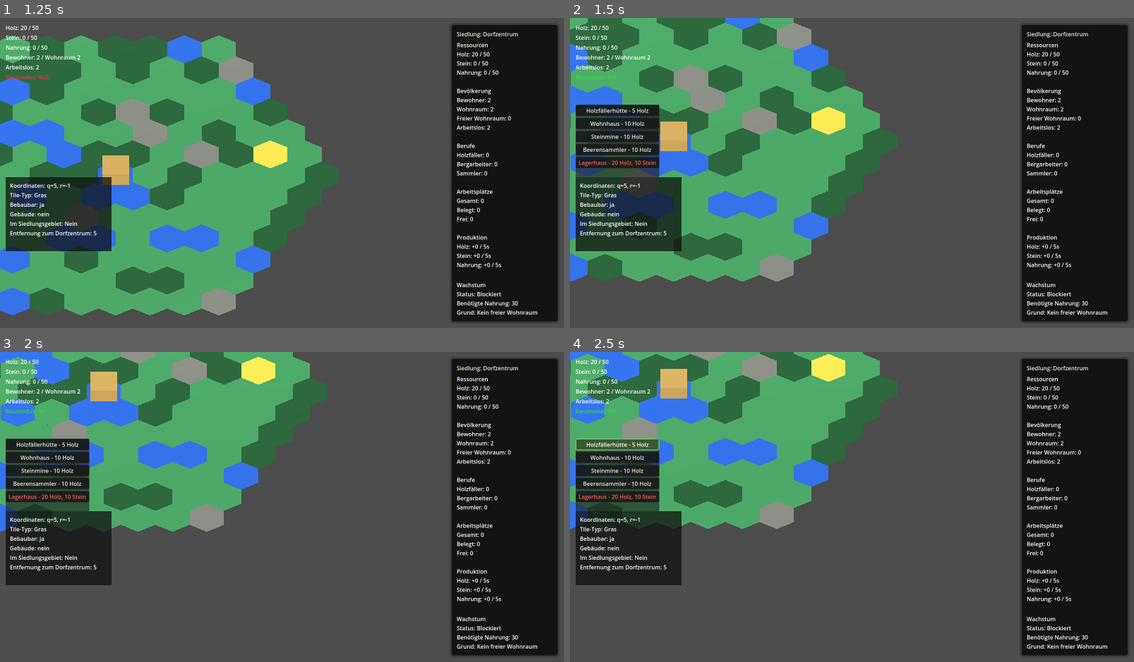
Above: before the commit, frames 1-4 (two rows, left to right).
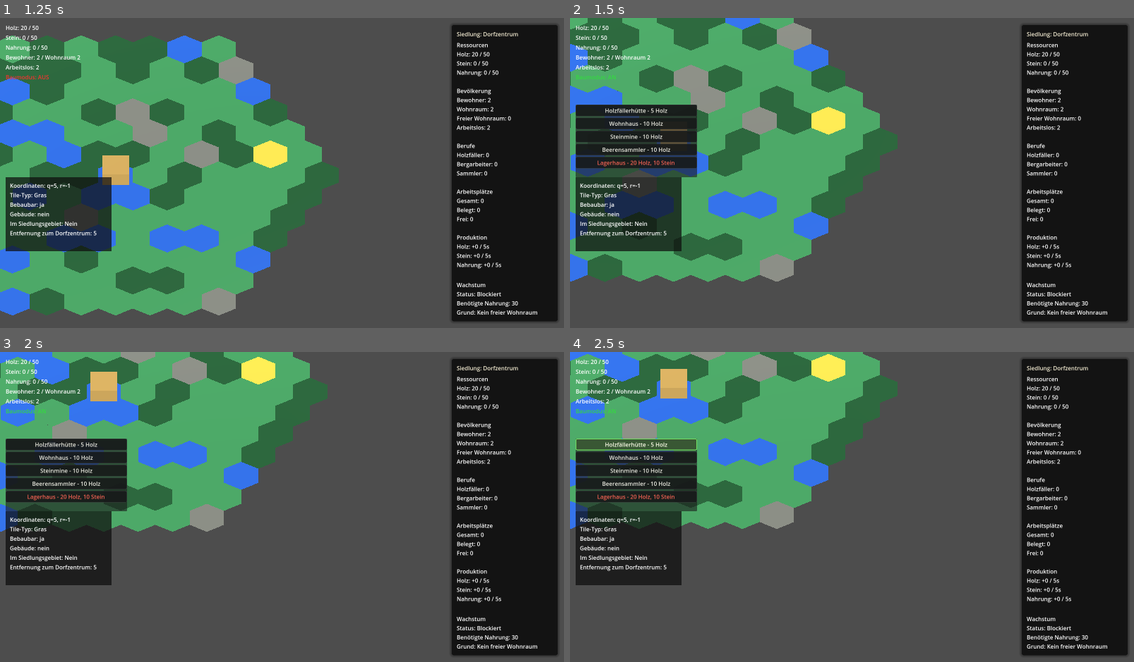
Above: after the commit, the same moments.

Repository: Ranu4922/CodexGame
Game: Godot game, scene res://scenes/Main.tscn
Same seed, same stepped clock (60 frames per second), same inputs: the game is played once before the commit and once after it.
Inputs (mouse positions are in pixels of both pictures, inside the frame that each line leads up to):
- Up to frame 1 (1.25 s): tap Enter at 0.5 s; move the mouse to (406, 160) at 0.52 s; hold D from 0.53 s (still down); tap I at 0.6 s; click (406, 160) at 0.67 s
- Up to frame 2 (1.5 s): move the mouse to (739, 191) at 1.27 s; release D at 1.28 s; hold S from 1.28 s (still down); tap B at 1.35 s
- Up to frame 3 (2 s): keep holding S
- Up to frame 4 (2.5 s): release S at 2 s; click "Holzfällerhütte - 5 Holz" at 2 s

Frame 1 is identical in both runs. In frame 2, 2.2% of the frame differs, in the area x 1-23%, y 27-52%; in frame 3, 2.2%; in frame 4, 2.2%.

Commit message:
Widen build menu for costs

Diff:
--- a/scenes/GameWorld.tscn
+++ b/scenes/GameWorld.tscn
@@ -95,34 +95,34 @@
 visible = false
 offset_left = 16.0
 offset_top = 246.0
-offset_right = 240.0
+offset_right = 360.0
 offset_bottom = 452.0
 
 [node name="VBoxContainer" type="VBoxContainer" parent="CanvasLayer/BuildMenu"]
 offset_left = 7.0
 offset_top = 7.0
-offset_right = 217.0
+offset_right = 337.0
 offset_bottom = 199.0
 
 [node name="LumberjackButton" type="Button" parent="CanvasLayer/BuildMenu/VBoxContainer"]
 layout_mode = 2
-text = "Holzfällerhütte"
+text = "Holzfällerhütte - 5 Holz"
 
 [node name="HouseButton" type="Button" parent="CanvasLayer/BuildMenu/VBoxContainer"]
 layout_mode = 2
-text = "Wohnhaus"
+text = "Wohnhaus - 10 Holz"
 
 [node name="StoneMineButton" type="Button" parent="CanvasLayer/BuildMenu/VBoxContainer"]
 layout_mode = 2
-text = "Steinmine"
+text = "Steinmine - 10 Holz"
 
 [node name="BerryGathererButton" type="Button" parent="CanvasLayer/BuildMenu/VBoxContainer"]
 layout_mode = 2
-text = "Beerensammler"
+text = "Beerensammler - 10 Holz"
 
 [node name="WarehouseButton" type="Button" parent="CanvasLayer/BuildMenu/VBoxContainer"]
 layout_mode = 2
-text = "Lagerhaus"
+text = "Lagerhaus - 20 Holz, 10 Stein"
 
 [node name="SettlementWindow" type="PanelContainer" parent="CanvasLayer"]
 visible = false
